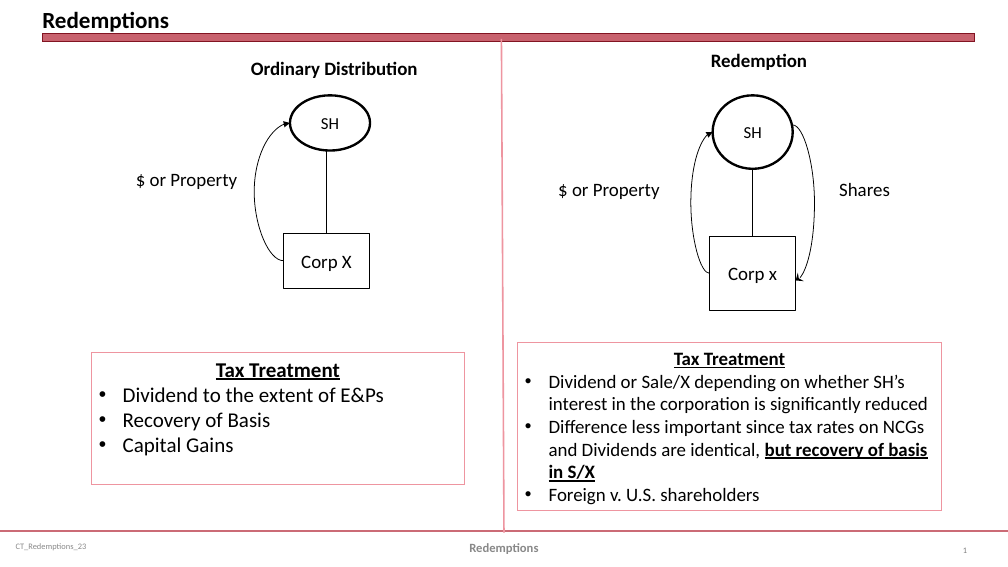
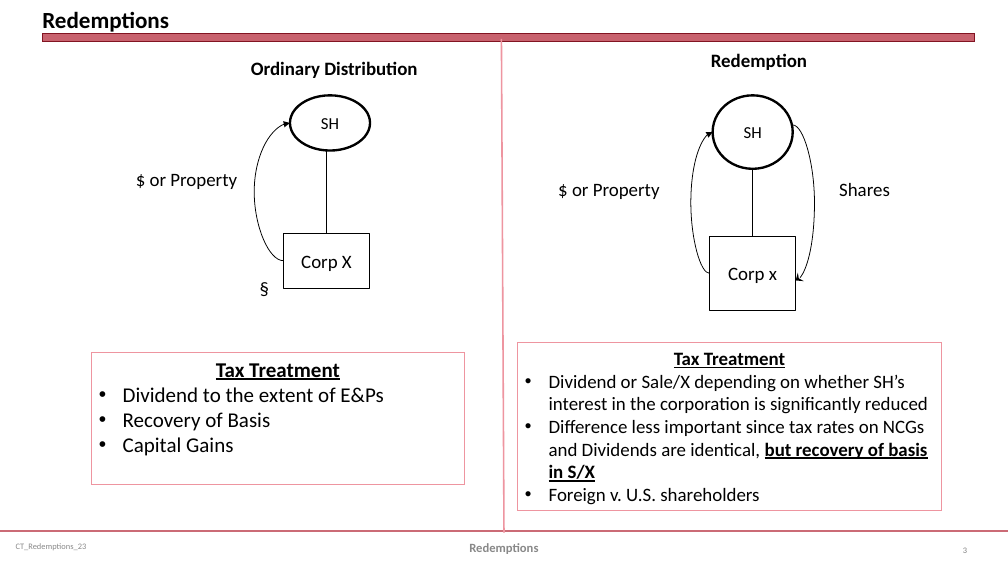
Before and after one commit to jmc877/Corporate-Tax, a slide deck: slide 3 of slides/CT_Redemptions_23.pptx (slide 1 before the commit). Drawn at 1008x567 pixels with LibreOffice and Linux fonts; fonts in the diff are those of the drawing. Boxes give left, top, right and bottom in pixels: in the first picture for what was removed or moved away, otherwise in the second. Text is boxed around its words. In the diff, an @@ line names an element or a change of style, - is before the commit and + after.

```diff
--- a/slides/CT_Redemptions_23.pptx
+++ b/slides/CT_Redemptions_23.pptx
@@ text added at [253,273,757,303], 18 pt, text #000000 @@
+§
```
Also in this commit, not shown: 6 other slides changed, 11 slides added, 4 other files.
